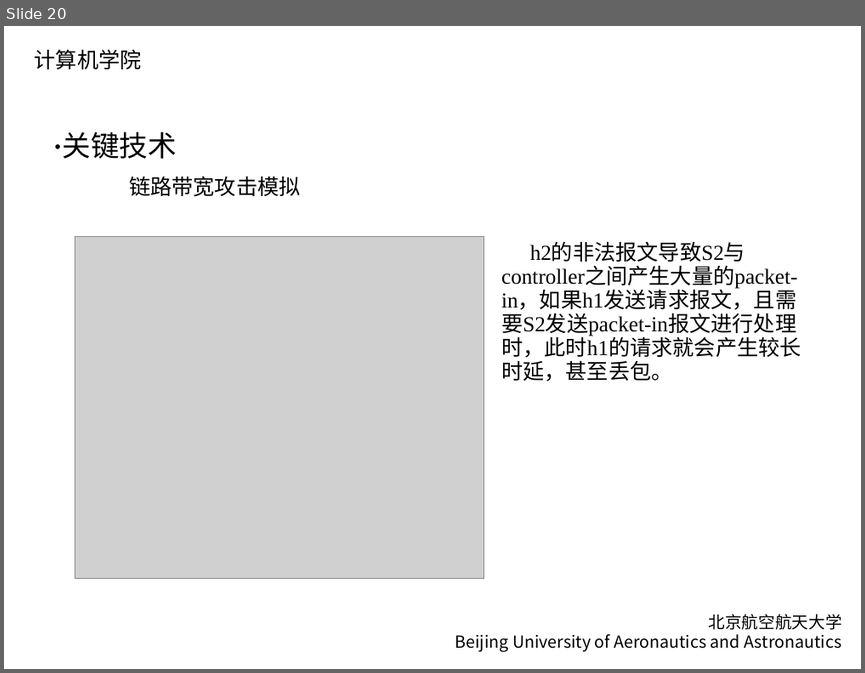
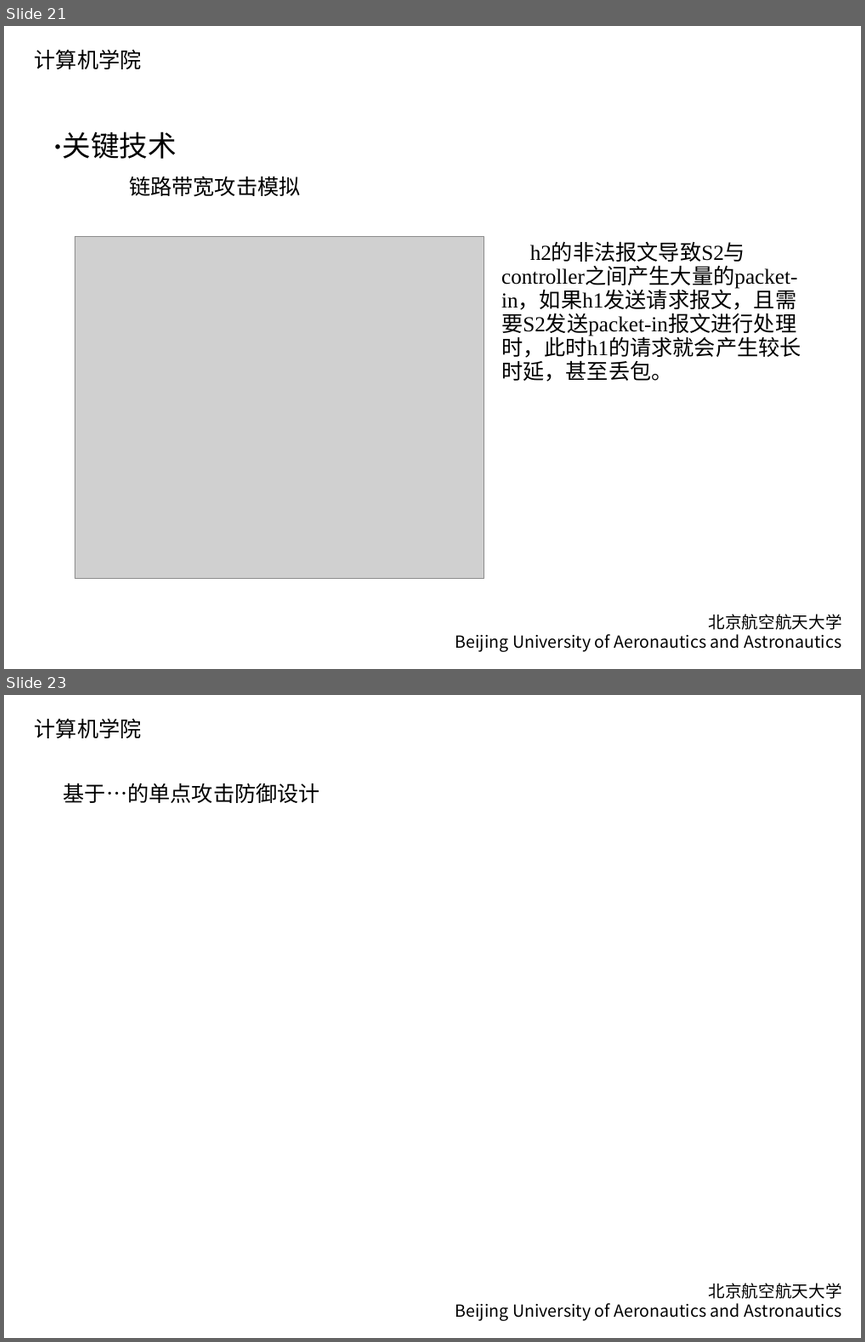
Before and after one commit to DO-MINATOR/buaa, a slide deck: 高等计网/大作业/《基于SDN的DDoS攻击防御实现》中期.pptx. Shown one above the other, each under a label of ours: slide 20 before the commit, slides 21 and 23 after it; the slides between them are not shown. The pictures are 865x673 and 865x1342 pixels, drawn with LibreOffice and Linux fonts; fonts in the diff are those of the drawing; grey boxes stand for pictures. Boxes give left, top, right and bottom in pixels: in the first picture for what was removed or moved away, otherwise in the second. Text is boxed around its words. In the diff, an @@ line names an element or a change of style, - is before the commit and + after.

```diff
--- a/高等计网/大作业/《基于SDN的DDoS攻击防御实现》中期.pptx
+++ b/高等计网/大作业/《基于SDN的DDoS攻击防御实现》中期.pptx
@@ slide 23 added at box(4, 695, 861, 1338), background #FFFFFF; not listed: 2 template elements that a slide beside it also shows @@
@@ text added at box(64, 783, 320, 803), 18 pt, text #000000 @@
+基于…的单点攻击防御设计
@@ what was slide 20 is now slide 21 @@
```
Also in this commit, not shown: 5 slides changed, 2 other slides added, 1 slide removed, 11 other files.
